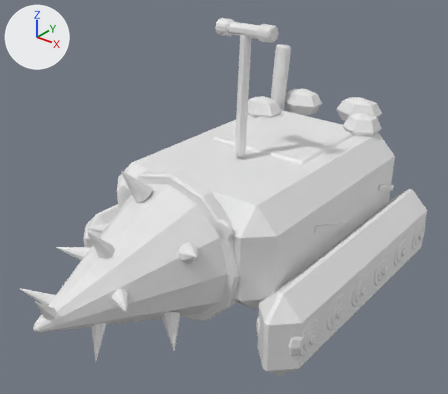
One commit to the FBX model art/tools/out/drill.fbx: the scene before it, then after it.
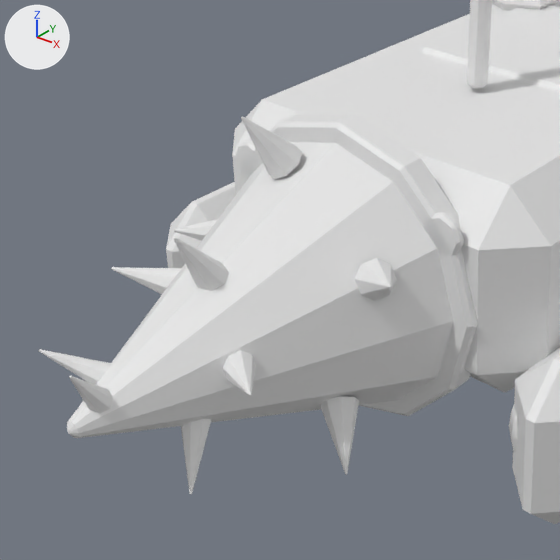
There are two pictures of each version: one whole from a 50 mm lens placed at (7.13, -10.83, 7.93), pointed at (0.08, -2.01, 2.47), one close up on the part from 0% to 63% of the width and 29% to 100% of the height. Lighting does not change. The marker at upper left points along +X, +Y and +Z. The older version's two pictures come first.

Objects in the first close-up: 'Accent', 'Accent2', 'Chrome#Drill', 'Dark', 'Light', 'Metal#Drill', 'Rubber' and 2 more.
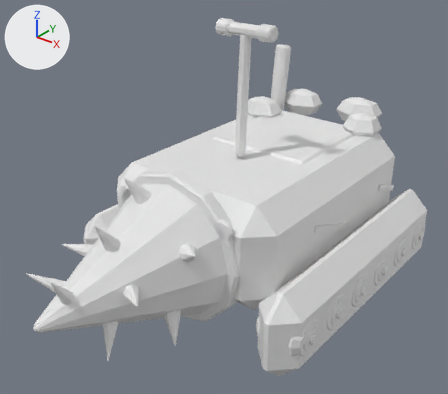
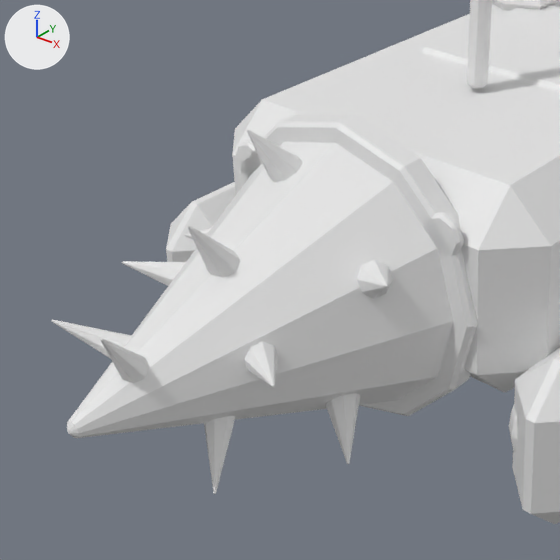
Location of each change, (x1, y1, x2, y2) in pixels of the close-ups (560 x 560 px; the box of a moved part takes in the faces that stretch with it):
'Chrome#Drill', reshaped
    before: (39, 116, 397, 494)
    after: (52, 130, 393, 494)
part 1 of me_chrome_drill, moved or reshaped
    before: (39, 349, 112, 384)
    after: (52, 320, 132, 359)
part 2 of me_chrome_drill, rebuilt
    before: (174, 219, 218, 241)
    after: (184, 228, 211, 239)
part 3 of me_chrome_drill, rebuilt
    before: (223, 350, 256, 396)
    after: (245, 342, 278, 387)
part 4 of me_chrome_drill, rebuilt
    before: (241, 116, 302, 179)
    after: (247, 130, 303, 182)
part 5 of me_chrome_drill, rebuilt
    before: (111, 267, 181, 294)
    after: (122, 261, 186, 286)
part 6 of me_chrome_drill, rebuilt
    before: (355, 258, 397, 301)
    after: (357, 260, 393, 299)
part 7 of me_chrome_drill, rebuilt
    before: (174, 237, 229, 291)
    after: (187, 225, 241, 277)
part 8 of me_chrome_drill, rebuilt
    before: (320, 396, 359, 474)
    after: (325, 394, 360, 464)
part 9 of me_chrome_drill, added
    after: (204, 416, 236, 494)
part 10 of me_chrome_drill, added
    after: (101, 338, 149, 383)
part 11 of me_chrome_drill, deleted
    before: (181, 419, 211, 494)
part 12 of me_chrome_drill, deleted
    before: (69, 376, 113, 413)

The change, as a diff of the scene's bpy script:
```diff
--- a/art/tools/out/drill.fbx.py
+++ b/art/tools/out/drill.fbx.py
@@ me_chrome_drill @@
 # used by ob_chrome_drill; location = (0.0, 0.0, 0.0)
-me_chrome_drill.from_pydata(...)  # 480 vertices, 600 faces; spans x -1.9..1.45, y -6.61..-3.44, z 0.65..3.63
+me_chrome_drill.from_pydata(...)  # 480 vertices, 600 faces; spans x -1.74..1.36, y -6.34..-3.44, z 0.68..3.5
+# me_chrome_drill part 1: the loose piece of 40 vertices spanning x -0.64..-0.08, y -6.37..-5.91, z 1.88..2.27 is moved by (-0.16, 0.25, 0.09)
+# me_chrome_drill part 2: the loose piece of 40 vertices spanning x -1.9..-1.25, y -3.96..-3.44, z 1.71..2.09 is rebuilt with 40 vertices and now spans x -1.74..-1.08, y -3.96..-3.44, z 1.71..2.09
+# me_chrome_drill part 3: the loose piece of 40 vertices spanning x 0.43..1.05, y -5.65..-5.17, z 1.89..2.19 is rebuilt with 40 vertices and now spans x 0.51..1.13, y -5.47..-5.0, z 1.91..2.21
+# me_chrome_drill part 4: the loose piece of 40 vertices spanning x -0.51..-0.13, y -4.2..-3.68, z 2.99..3.63 is rebuilt with 40 vertices and now spans x -0.47..-0.1, y -4.17..-3.66, z 2.86..3.5
+# me_chrome_drill part 5: the loose piece of 40 vertices spanning x -1.27..-0.65, y -5.16..-4.68, z 1.94..2.26 is rebuilt with 40 vertices and now spans x -1.28..-0.66, y -5.04..-4.55, z 1.94..2.26
+# me_chrome_drill part 6: the loose piece of 40 vertices spanning x 0.85..1.45, y -4.44..-3.94, z 2.29..2.74 is rebuilt with 40 vertices and now spans x 0.77..1.36, y -4.39..-3.89, z 2.25..2.69
+# me_chrome_drill part 7: the loose piece of 40 vertices spanning x -0.16..0.16, y -5.41..-4.92, z 2.47..3.1 is rebuilt with 40 vertices and now spans x -0.16..0.16, y -5.26..-4.77, z 2.51..3.15
+# me_chrome_drill part 8: the loose piece of 40 vertices spanning x 0.57..1.1, y -4.68..-4.19, z 0.8..1.33 is rebuilt with 40 vertices and now spans x 0.53..1.06, y -4.61..-4.11, z 0.84..1.38
+# me_chrome_drill part 9: a new loose piece of 40 vertices spanning x 0.14..0.55, y -5.69..-5.21, z 0.96..1.54
+# me_chrome_drill part 10: a new loose piece of 40 vertices spanning x -0.05..0.22, y -6.34..-5.88, z 2.11..2.71
+# me_chrome_drill part 11: the loose piece of 40 vertices spanning x 0.09..0.49, y -5.89..-5.41, z 1.06..1.64 is deleted
+# me_chrome_drill part 12: the loose piece of 40 vertices spanning x -0.1..0.17, y -6.61..-6.16, z 1.9..2.5 is deleted
+# other edits to the shape of me_chrome_drill do not show in these pictures
```
